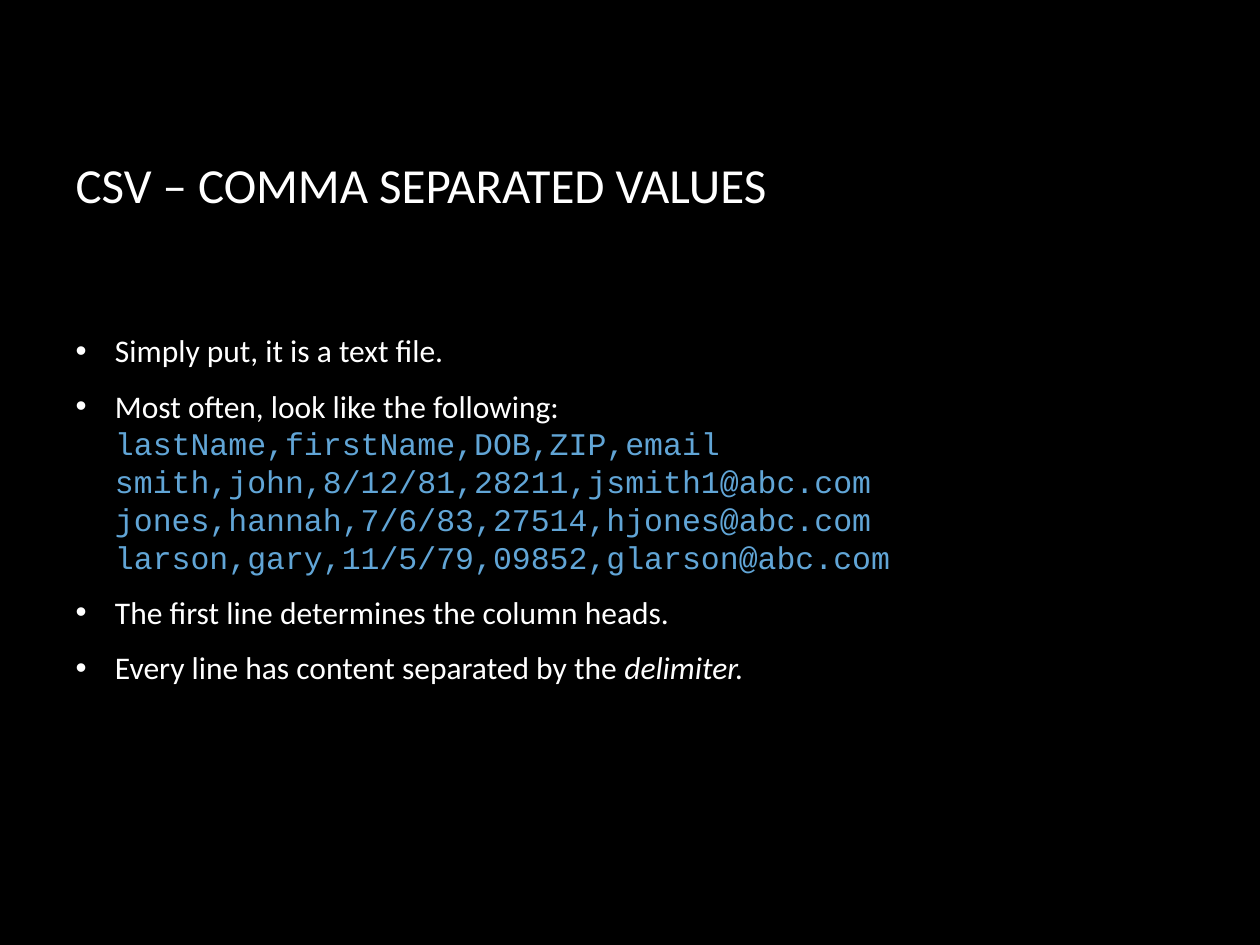
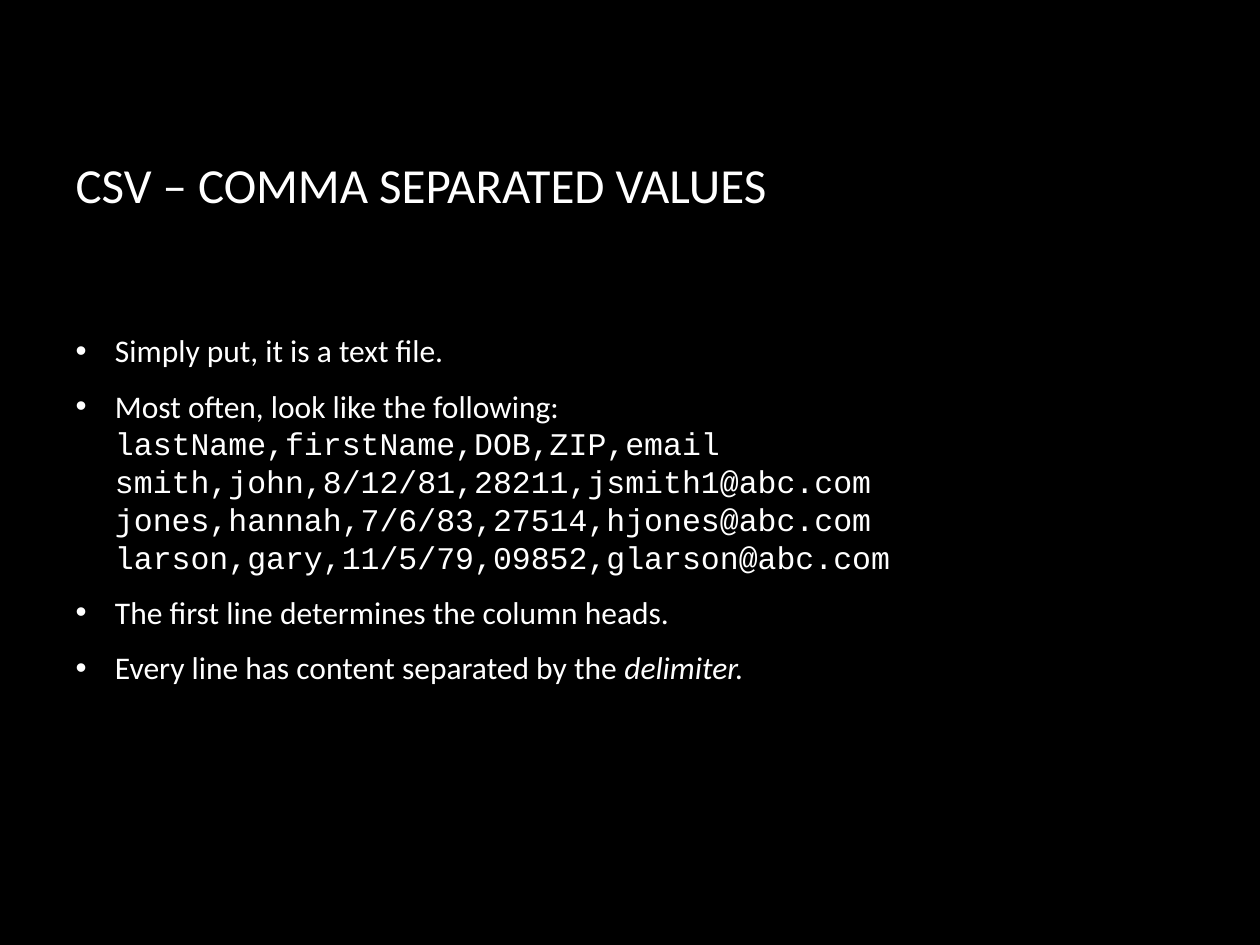
Before and after one commit to brownworth/MD, a slide deck: slide 6 of 2017 Messy Data.pptx. Drawn at 1260x945 pixels with LibreOffice and Linux fonts; fonts in the diff are those of the drawing; background and template pictures are left out. Boxes give left, top, right and bottom in pixels: in the first picture for what was removed or moved away, otherwise in the second. Text is boxed around its words. In the diff, an @@ line names an element or a change of style, - is before the commit and + after.

```diff
--- a/2017 Messy Data.pptx
+++ b/2017 Messy Data.pptx
@@ text at box(115, 396, 890, 576): text colour #61A5D6 to #FFFFFF in "lastName,firstName,DOB,ZIP,email smith,john,8/12/81,28211,js ..." @@
```
Also in this commit, not shown: 1 other slide changed.
